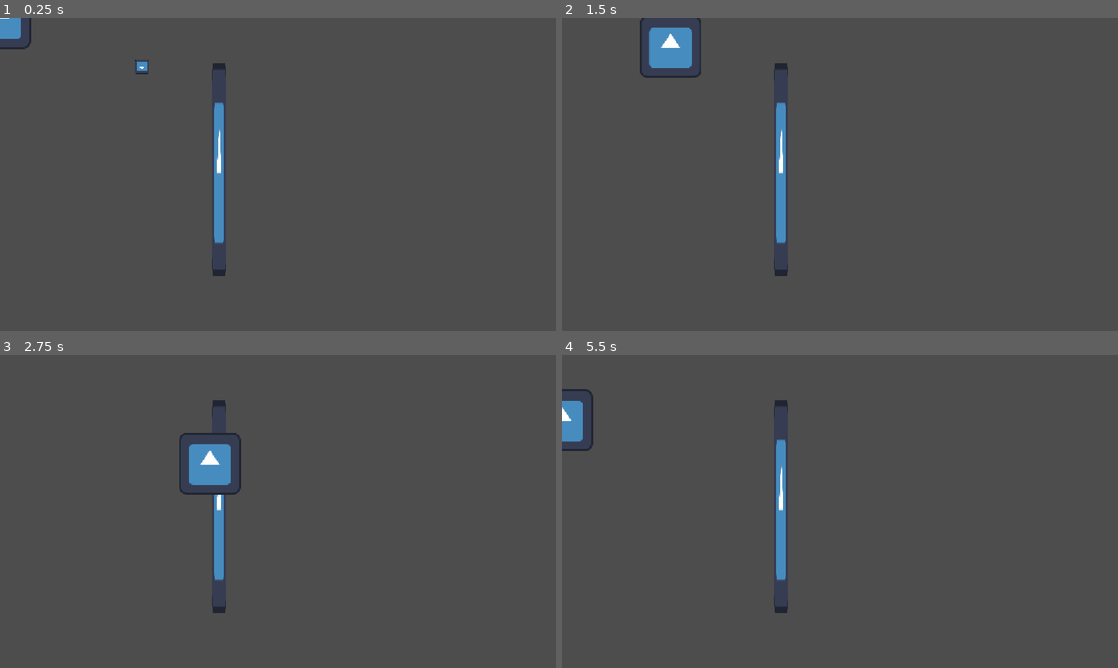
Above: before the commit, frames 1-4 (two rows, left to right).
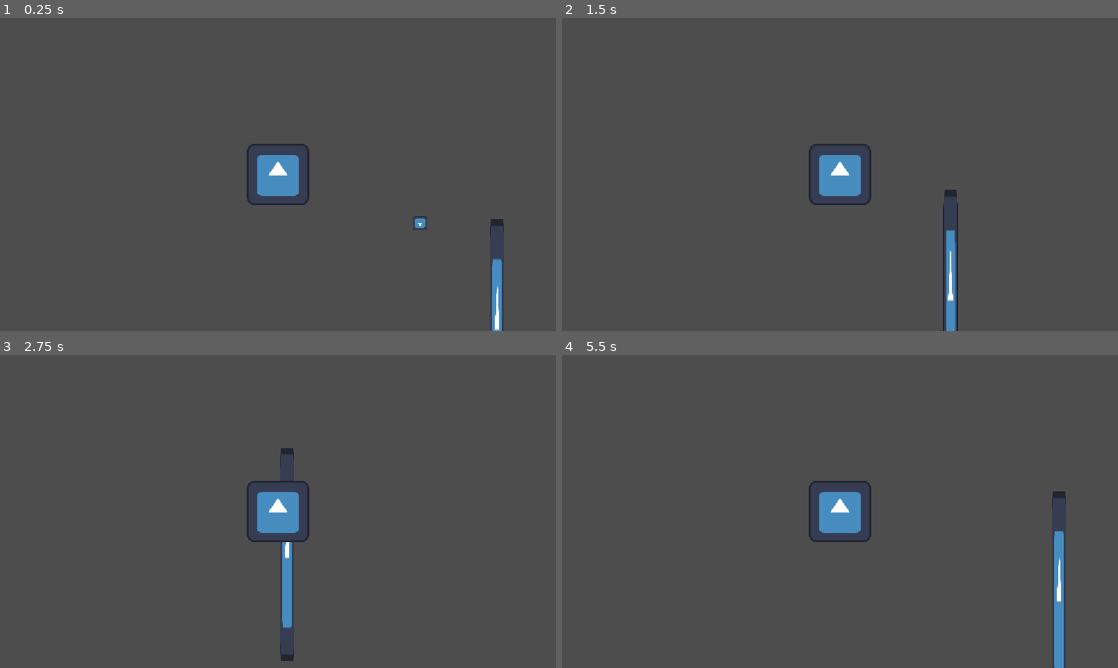
Above: after the commit, the same moments.

Repository: ChrisOnions/Gamejam26gmtk
Game: Godot game, scene res://scenes/main.tscn
Two runs of this game, one before a commit and one after it. Both use one fixed random seed, a clock stepped at 60 frames per second and the inputs below. The engine's default icon, where the game draws it, is replaced by a stand-in: a white triangle on a blue panel in a dark square.
Inputs:
- Up to frame 1 (0.25 s): no input
- Up to frame 2 (1.5 s): tap Enter at 0.5 s; hold D (Move_Right) 0.53-1.28 s; hold S (Move_Down) from 1.28 s (still down)
- Up to frame 3 (2.75 s): release S (Move_Down) at 2.03 s; hold D (Move_Right) from 2.03 s (still down)
- Up to frame 4 (5.5 s): release D (Move_Right) at 2.78 s; hold W (Move_UP) 2.78-3.53 s; hold A (Move_Left) 3.53-5.03 s; hold S (Move_Down) from 5.03 s (still down)

The runs differ from the first frame. In frame 1, 3.1% of the frame differs, in the area x 0-91%, y 0-100%; in frame 2, 4.2%, in the area x 14-72%, y 0-100%; in frame 3, 3.7%; in frame 4, 3.6%.

Commit message:
smol
commit

Diff:
--- a/scenes/player/Player_2d.tscn
+++ b/scenes/player/Player_2d.tscn
@@ -9,6 +9,8 @@
 [node name="Player2d" type="CharacterBody2D" unique_id=1764116379]
 script = ExtResource("1_as2q7")
 max_sand = 10.0
+
+[node name="Camera2D" type="Camera2D" parent="." unique_id=1227124696]
 
 [node name="CollisionShape2D" type="CollisionShape2D" parent="." unique_id=452951448]
 position = Vector2(-0.5, -1)
--- a/scenes/player/player_2d.gd
+++ b/scenes/player/player_2d.gd
@@ -21,10 +21,10 @@
 	GameManager.player = self
 
 func _physics_process(delta: float) -> void:
-	if head_timer.time_left > 0:
+	if flip_timer.time_left > 0:
+		print("Flip - " , int(flip_timer.time_left))
+	elif head_timer.time_left > 0:
 		print("Head - " ,int(head_timer.time_left))
-	elif flip_timer.time_left > 0:
-		print("Flip - " , int(flip_timer.time_left))
 	var input_dir := Input.get_vector("Move_Left", "Move_Right", "Move_UP", "Move_Down")
 	if input_dir:
 		velocity = input_dir * SPEED
@@ -46,9 +46,6 @@
 		await get_tree().create_timer(0.05).timeout
 	head_timer.start(max_sand)
 
-func Remove_sand():
-	pass
-
 func player_death():
 	queue_free()
 
